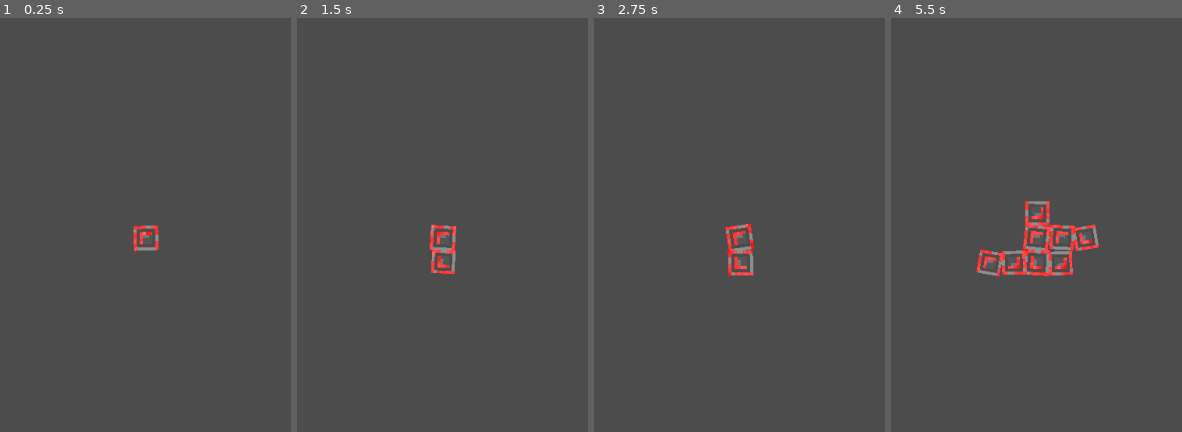
Above: before the commit, frames 1-4 (left to right).
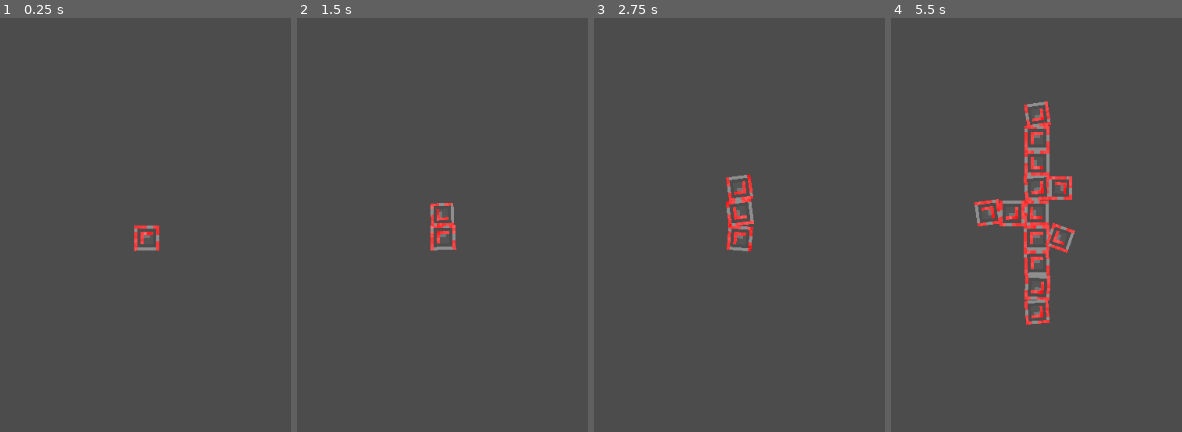
Above: after the commit, the same moments.

Repository: HoneyPony/your-attempt-to-avoid-certain-doom-at-the-hands-of-exponential-ish-growth-a-tower-defense-game
Game: Godot game, scene res://Game.tscn
Two runs of this game, one before a commit and one after it. Both use one fixed random seed, a clock stepped at 60 frames per second and the inputs below.
Inputs:
- Up to frame 1 (0.25 s): no input
- Up to frame 2 (1.5 s): tap Enter at 0.5 s
- Up to frame 3 (2.75 s): no input
- Up to frame 4 (5.5 s): no input

The runs differ from the first frame. In frame 1, 0.2% of the frame differs, in the area x 45-55%, y 50-57%; in frame 2, 0.8%; in frame 3, 1.3%; in frame 4, 5.2%, in the area x 28-72%, y 20-75%.

Commit message:
Move spawning logic to Virus -- this lets it do weird things

Diff:
--- a/virus/Virus.gd
+++ b/virus/Virus.gd
@@ -2,6 +2,9 @@
 
 var parent_vc: VirusCollection = null
 var coord: Vector2 = Vector2.ZERO
+
+var spawn_timer = 1.0
+var direction_preference = null
 
 func _ready():
 	parent_vc = get_parent()
@@ -14,6 +17,17 @@
 	parent_vc.free_coord(coord)
 
 func _physics_process(delta):
+	# Each frame, we try to spawn, depending on the spawn speed
+	spawn_timer -= delta
+	if spawn_timer < 0:
+		try_spawns()
+		# Reset timer
+		spawn_timer = parent_vc.spawn_timer_max * rand_range(0.95, 1.05)
+
+	# Animate the spawn/jitter effects
+	animate()
+
+func animate():
 	# Basic lerp-animation for spawning
 	var target_scale = Vector2(1, 1)
 	var target_rot = 0
@@ -28,4 +42,48 @@
 
 	rotation = lerp_angle(rotation, target_rot, 0.09)
 	position += (target_pos - position) * 0.09
-	pass
+
+func spawn(coord, dir):
+	parent_vc.used_coordinates[coord] = true
+
+	var v = GS.Virus.instance()
+	v.coord = coord
+	v.rotation = rand_range(-PI, PI)
+	v.scale.x = rand_range(0, 0.1)
+	v.scale.y = v.scale.x
+
+	# The virus spawns from it's "parent"'s position
+	v.position = position
+
+	# Grow in the same direction
+	v.direction_preference = dir
+
+	parent_vc.add_child(v)
+
+func try_spawn(direction):
+	var new_coord = coord + direction
+	if new_coord in parent_vc.used_coordinates:
+		return false
+
+	spawn(new_coord, direction)
+	return true
+
+func try_spawns():
+	var coord_deltas = [Vector2(0, 1), Vector2(0, -1), Vector2(1, 0), Vector2(-1, 0)]
+
+	if direction_preference != null:
+		# Some percent of the time, try to grow in the same direction.
+		if randf() < 0.8:
+			# Temporary variable to save value
+			var dir = direction_preference
+
+			# Get rid of the direction prefernece afterwards, whether we spawn or not.
+			direction_preference = null
+			if try_spawn(dir):
+				return
+
+	# Try a couple times before giving up.
+	for i in range(0, 3):
+		var dir = coord_deltas[randi() % 4]
+		if try_spawn(dir):
+			return
--- a/virus/VirusCollection.gd
+++ b/virus/VirusCollection.gd
@@ -3,63 +3,8 @@
 
 var used_coordinates = { Vector2(0, 0): true }
 
-var spawn_timer = 1.0
-# Default value of 0.5? This will be a huge factor on the game.
+# Controls the spawn timer of all child viruses.
 var spawn_timer_max = 2.0
-
-func _process(delta):
-	# Each frame, we try to spawn, depending on the spawn speed
-	spawn_timer -= delta
-	if spawn_timer < 0:
-		# Reset timer
-		spawn_timer = spawn_timer_max
-		try_spawns()
-
-
-func spawn(virus, coord):
-	used_coordinates[coord] = true
-
-	var v = GS.Virus.instance()
-	v.coord = coord
-	v.rotation = rand_range(-PI, PI)
-	v.scale.x = rand_range(0, 0.1)
-	v.scale.y = v.scale.x
-
-	# The virus spawns from it's "parent"'s position
-	v.position = virus.position
-	add_child(v)
-
-func try_spawn(virus, coord):
-	if coord in used_coordinates:
-		return false
-
-	spawn(virus, coord)
-	return true
-
-
-func try_spawns():
-	var coord_deltas = [Vector2(0, 1), Vector2(0, -1), Vector2(1, 0), Vector2(-1, 0)]
-
-	# For spawning:
-	# We simply iterate over all children and try spawning in a
-	# random direction. If the spawn succeeds, great; that uses
-	# up one of our max. Otherwise, try again...
-	#
-	# One thought: we could move this logic to the children, just
-	# so that they could each have an individual timer, which would
-	# be much more chaotic.
-	var max_spawns = get_child_count()
-	var spawn_attempts = max_spawns * 3
-
-	var total_spawns = 0
-	for i in range(0, spawn_attempts):
-		if total_spawns >= max_spawns:
-			return
-
-		var virus = get_child(randi() % get_child_count())
-		var coord = virus.coord
-		if try_spawn(virus, coord + coord_deltas[randi() % 4]):
-			total_spawns += 1
 
 func free_coord(coord):
 	used_coordinates.erase(coord)
